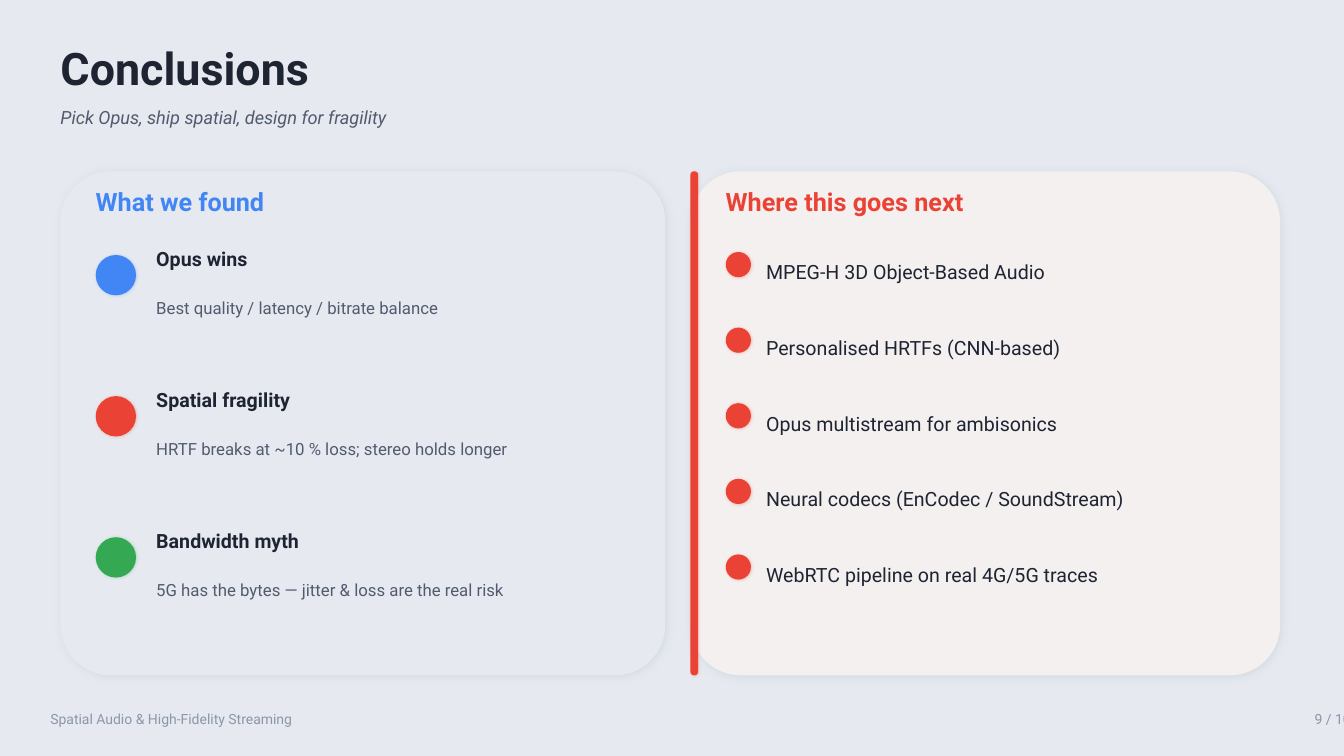
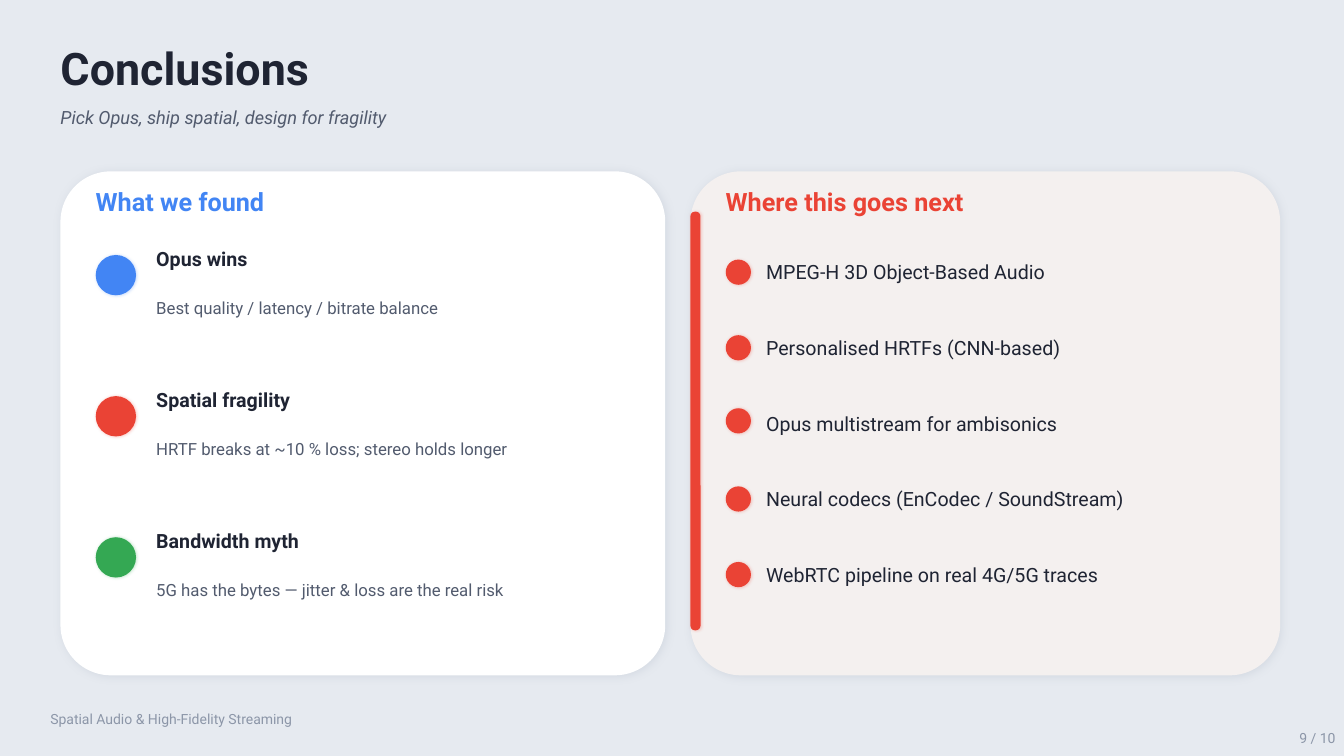
Before and after one commit to vanowarna/spatial-audio-and-high-fidelity-streaming, a slide deck: slide 9 of deliverables/Spatial_Audio_Presentation.pptx. Drawn at 1344x756 pixels with LibreOffice and Linux fonts; fonts in the diff are those of the drawing. Boxes give left, top, right and bottom in pixels: in the first picture for what was removed or moved away, otherwise in the second. Text is boxed around its words. In the diff, an @@ line names an element or a change of style, - is before the commit and + after.

```diff
--- a/deliverables/Spatial_Audio_Presentation.pptx
+++ b/deliverables/Spatial_Audio_Presentation.pptx
@@ rounded rectangle at (x1=60, y1=171, x2=665, y2=676): fill #E6EAF0 to #FFFFFF @@
@@ rounded rectangle resized from (x1=691, y1=171, x2=699, y2=676) to (x1=691, y1=212, x2=701, y2=630) @@
@@ ellipse moved from (x1=726, y1=403, x2=751, y2=429) to (x1=726, y1=408, x2=751, y2=434) @@
@@ 4 ellipses moved together from (x1=726, y1=252, x2=751, y2=580) to (x1=726, y1=260, x2=751, y2=588) @@
@@ text "9 / 10" rewrapped from (x1=1315, y1=714, x2=1344, y2=724) to (x1=1299, y1=733, x2=1336, y2=743) @@
```
Also in this commit, not shown: 9 other slides changed, 15 other files.
